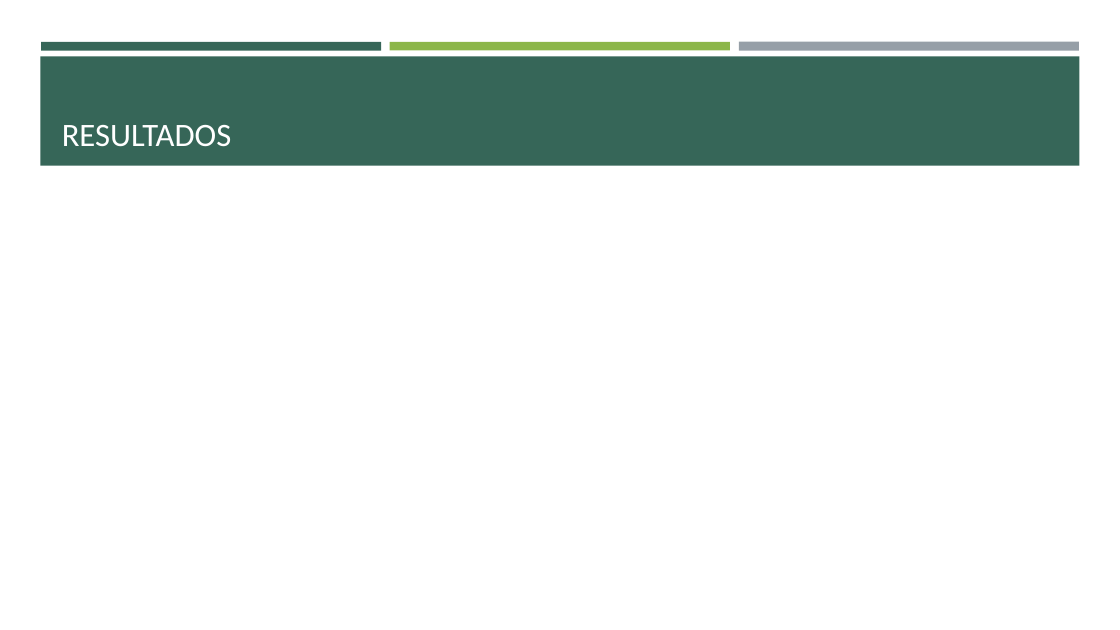
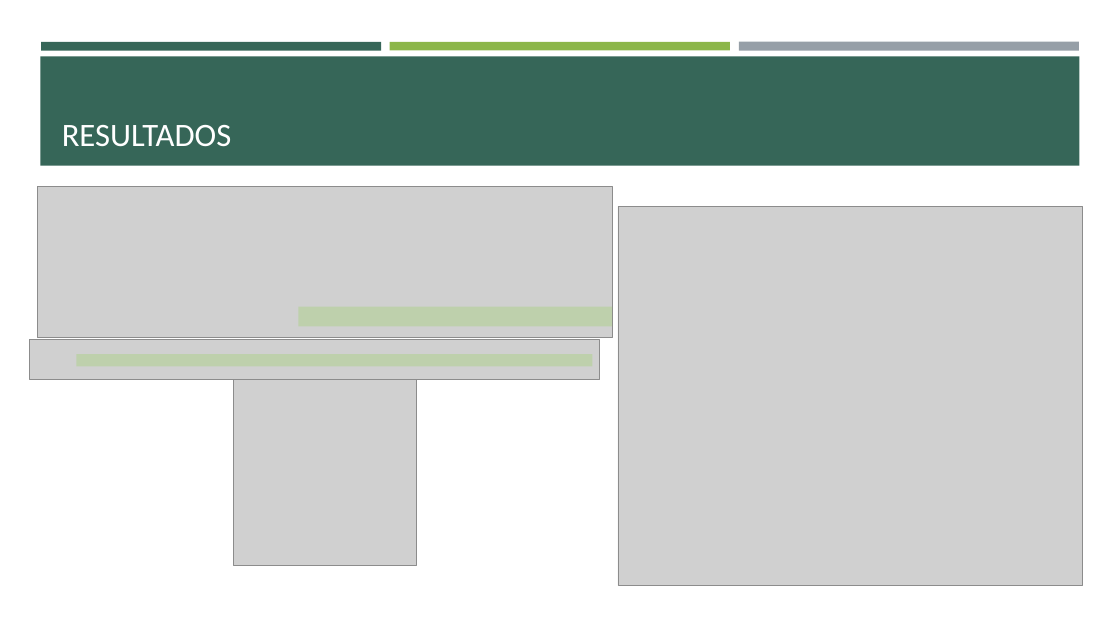
Before and after one commit to ErickaBermudez/spider-classification, a slide deck: slide 5 of docs/02 Final Project Presentation.pptx (slide 4 before the commit). Drawn at 1120x630 pixels with LibreOffice and Linux fonts; fonts in the diff are those of the drawing; grey boxes stand for pictures. Boxes give left, top, right and bottom in pixels: in the first picture for what was removed or moved away, otherwise in the second. Text is boxed around its words. In the diff, an @@ line names an element or a change of style, - is before the commit and + after.

```diff
--- a/docs/02 Final Project Presentation.pptx
+++ b/docs/02 Final Project Presentation.pptx
@@ picture added at (37, 187, 613, 338) @@
@@ picture added at (618, 207, 1083, 586) @@
@@ rectangle added at (298, 307, 613, 327), fill #92D050 at 28% opacity @@
@@ picture added at (29, 340, 600, 380) @@
@@ rectangle added at (76, 355, 592, 367), fill #92D050 at 28% opacity @@
@@ picture added at (234, 354, 417, 565) @@
```
Also in this commit, not shown: 1 other slide changed, 2 slides added, 5 other files.
